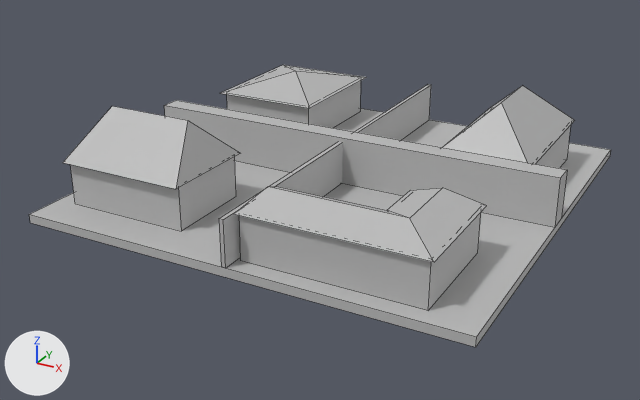
The FBX model Assets/Model/House.fbx as it was, and as the next commit left it.
Both versions are drawn from a 50 mm lens placed at (4.37, -8.55, 4.04), pointed at (-0.13, -0.37, -0.05). Every picture has the same lights, and +X, +Y and +Z are marked at lower left. Mesh edges are drawn as thin lines. Where no turn or scale is listed for an object, it has been applied to the vertices.

The older version as bpy lines, for what is in view:
```python
me_mesh = bpy.data.meshes.new('Mesh')
me_mesh.from_pydata(...)  # 86 vertices, 52 faces; spans x -2.5..2.5, y -2.5..2.5, z 0.0..1.11
me_mesh.materials.append(mat_lambert1)  # grey #bcbcbc
ob_house_block = bpy.data.objects.new('house_block', me_mesh)
ob_house_block.location = (0.0, 0.0, 0.0)
```
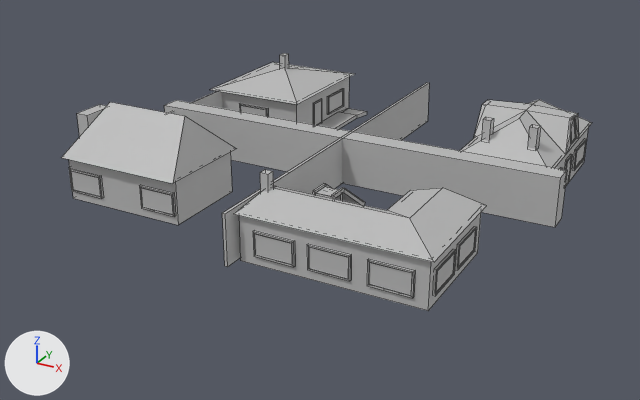
Pixel boxes (x1, y1, x2, y2) of what changed, in the pictures (640 x 400 px; the box of a moved part takes in the faces that stretch with it):
'house_block', reshaped (9% narrower, 8% shorter)
    before: (29, 65, 611, 347)
    after: (61, 53, 592, 311)
part 1 of me_mesh, moved or reshaped
    before: (219, 84, 431, 268)
    after: (335, 193, 343, 201)
part 2 of me_mesh, moved or reshaped
    before: (29, 108, 611, 347)
    after: (528, 124, 541, 149)
part 3 of me_mesh, added
    after: (482, 117, 494, 141)
part 4 of me_mesh, added
    after: (280, 53, 289, 69)
part 5 of me_mesh, added
    after: (77, 104, 106, 137)
part 6 of me_mesh, added
    after: (260, 170, 273, 192)
part 7 of me_mesh, added
    after: (222, 83, 429, 267)
part 8 of me_mesh, added
    after: (168, 91, 222, 114)
part 9 of me_mesh, moved or reshaped
    before: (536, 125, 571, 168)
    after: (555, 129, 588, 187)
part 10 of me_mesh, moved or reshaped
    before: (227, 81, 361, 128)
    after: (222, 78, 349, 124)
part 11 of me_mesh, moved or reshaped
    before: (70, 157, 236, 231)
    after: (69, 152, 232, 225)
part 12 of me_mesh, moved or reshaped
    before: (63, 106, 240, 189)
    after: (61, 102, 237, 184)
part 13 of me_mesh, moved or reshaped
    before: (221, 65, 366, 108)
    after: (210, 62, 354, 104)
part 14 of me_mesh, rebuilt (14% shorter)
    before: (442, 85, 574, 164)
    after: (460, 100, 592, 168)
part 15 of me_mesh, added
    after: (253, 183, 477, 298)
part 16 of me_mesh, added
    after: (239, 88, 367, 129)
part 17 of me_mesh, added
    after: (69, 167, 176, 217)
part 18 of me_mesh, added
    after: (560, 138, 587, 186)

What changed in the scene script:
```text
Change me_mesh:
    used by ob_house_block; location = (0.0, 0.0, 0.0)
    remove me_mesh.from_pydata(...)  # 86 vertices, 52 faces; spans x -2.5..2.5, y -2.5..2.5, z 0.0..1.11
    add me_mesh.from_pydata(...)  # 622 vertices, 468 faces; spans x -2.5..2.5, y -2.45..2.49, z 0.05..1.11
    me_mesh part 1: the loose piece of 8 vertices spanning x -0.03..0.03, y -2.5..2.5, z 0.1..0.6 is scaled about its middle by (4.77, 0.0103, 0.643), then moved by (0.38, -1.04, -0.09)
    me_mesh part 2: the loose piece of 8 vertices spanning x -2.5..2.5, y -2.5..2.5, z 0.0..0.1 is scaled about its middle by (0.0178, 0.0178, 2.54), then moved by (2.07, 0.35, 0.81)
    me_mesh part 3: the loose piece of 8 vertices spanning x -2.5..2.5, y -0.12..0.13, z 0.1..0.65 is copied, and the copy is scaled about its middle by (0.0178, 0.355, 0.459), then moved by (1.55, 0.35, 0.48); it spans x 1.51..1.6, y 0.3..0.39, z 0.73..0.99
    me_mesh part 4: the loose piece of 8 vertices spanning x -0.03..0.03, y -2.5..2.5, z 0.1..0.6 is copied, and the copy is scaled about its middle by (1.78, 0.0178, 0.507), then moved by (-1.82, 1.67, 0.51); it spans x -1.86..-1.77, y 1.62..1.71, z 0.73..0.99
    me_mesh part 5: the loose piece of 8 vertices spanning x -2.5..2.5, y -0.12..0.13, z 0.1..0.65 is copied, and the copy is scaled about its middle by (0.0305, 1.48, 1.61), then moved by (-2.42, -1.46, 0.16); it spans x -2.49..-2.34, y -1.64..-1.28, z 0.1..0.98
    me_mesh part 6: the loose piece of 8 vertices spanning x -0.03..0.03, y -2.5..2.5, z 0.1..0.6 is copied, and the copy is scaled about its middle by (1.78, 0.0178, 0.507), then moved by (0.17, -1.98, 0.44); it spans x 0.13..0.22, y -2.02..-1.93, z 0.67..0.92
    me_mesh part 7: the loose piece of 8 vertices spanning x -2.5..2.5, y -0.12..0.13, z 0.1..0.65 is copied, and the copy is scaled about the mesh origin by (0.00714, 19.6, 0.997); it spans x -0.02..0.02, y -2.45..2.45, z 0.09..0.64
    me_mesh part 8: the loose piece of 8 vertices spanning x -0.03..0.03, y -2.5..2.5, z 0.1..0.6 is copied, and the copy is scaled about its middle by (0.557, 0.39, 1), then moved by (-2.37, 0.0, 0.0); it spans x -2.38..-2.35, y -0.97..0.97, z 0.1..0.6
    me_mesh part 9: the loose piece of 8 vertices spanning x 1.1..2.1, y 0.12..1.88, z 0.1..0.6 is moved by (0.21, 0.0, 0.0)
    me_mesh part 10: the loose piece of 8 vertices spanning x -2.22..-0.97, y 0.85..2.35, z 0.1..0.6 is moved by (-0.22, 0.07, 0.0)
    me_mesh part 11: the loose piece of 8 vertices spanning x -2.27..-0.82, y -2.05..-1.05, z 0.1..0.6 is moved by (-0.12, 0.1, 0.0)
    me_mesh part 12: the loose piece of 6 vertices spanning x -2.3..-0.79, y -2.13..-0.97, z 0.6..1.11 is moved by (-0.12, 0.1, 0.0)
    me_mesh part 13: the loose piece of 5 vertices spanning x -2.28..-0.92, y 0.78..2.42, z 0.6..0.8 is moved by (-0.22, 0.07, 0.0)
    me_mesh part 14: the loose piece of 6 vertices spanning x 1.07..2.13, y 0.07..1.93, z 0.6..1.1 is rebuilt with 52 vertices and now spans x 1.27..2.35, y 0.07..1.93, z 0.6..0.98
    me_mesh part 15: 144 vertices added at x 0.23..2.02, y -2.33..-0.52, z 0.08..0.46
    me_mesh part 16: 106 vertices added at x -2.46..-0.9, y 0.9..2.44, z 0.05..0.48
    me_mesh part 17: 96 vertices added at x -2.41..-0.97, y -1.98..-0.93, z 0.1..0.46
    me_mesh part 18: 96 vertices added at x 1.29..2.34, y 0.23..1.9, z 0.1..0.48
```
